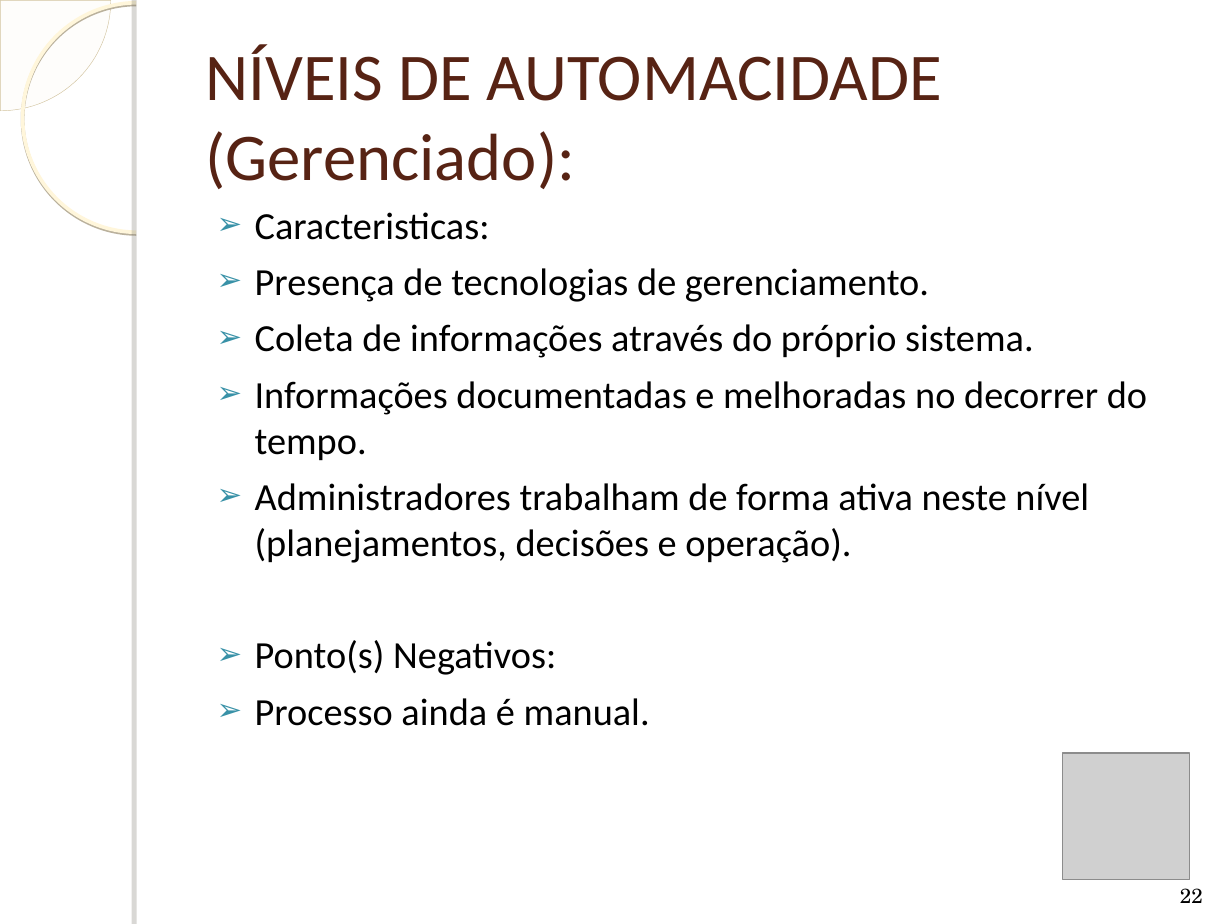
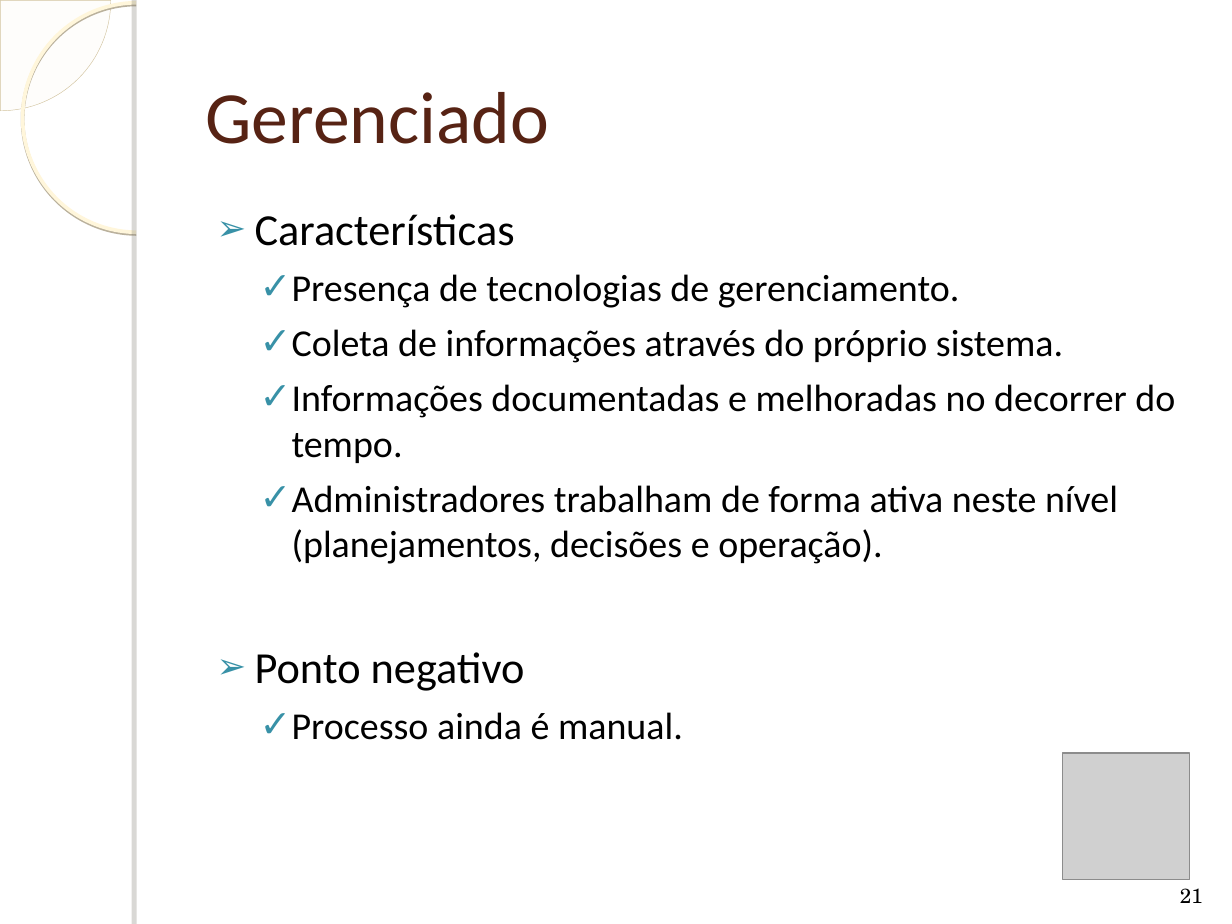
Before and after one commit to humbertogaliza/relatorio-mob655, a slide deck: slide 21 of Apresentação Redes Autonômicas.ppt (slide 22 before the commit). Drawn at 1232x924 pixels with LibreOffice and Linux fonts; fonts in the diff are those of the drawing; grey boxes stand for pictures; background and template pictures are left out. Boxes give left, top, right and bottom in pixels: in the first picture for what was removed or moved away, otherwise in the second. Text is boxed around its words. In the diff, an @@ line names an element or a change of style, - is before the commit and + after.

```diff
--- a/Apresentação Redes Autonômicas.ppt
+++ b/Apresentação Redes Autonômicas.ppt
@@ title at (205,92,548,144): text changed; size 39 to 43 pt @@
-NÍVEIS DE AUTOMACIDADE
-(Gerenciado):
+Gerenciado
@@ text at (255,214,515,246): text changed; size 22.4 to 25.9 pt @@
-➢ Caracteristicas:
+➢ Características
@@ text at (292,274,1175,740): size 22.4 to 22.2 pt in "Presença de tecnologias de gerenciamento.", "Coleta de informações através do próprio sistema.", "Informações documentadas e melhoradas no decorrer do ...", "Administradores trabalham de forma ativa neste nível ..." and 1 more places; bullet ➢ to ✓; list level 1 to 2 in "Presença de tecnologias de gerenciamento."; list level 1 to 2 in "Coleta de informações através do ..."; list level 1 to 2 in "Informações documentadas e melhoradas no ..."; list level 1 to 2 in "Administradores trabalham de forma ativa ..."; list level 1 to 2 in "Processo ainda é manual." @@
@@ text at (255,652,525,691): text changed; size 22.4 to 25.9 pt @@
-➢ Ponto(s) Negativos:
+➢ Ponto negativo
@@ page number at (1180,888,1203,903): text changed @@
-22
+21
```
Also in this commit, not shown: 18 other slides changed, 3 slides added, 3 slides removed, 2 other files.
